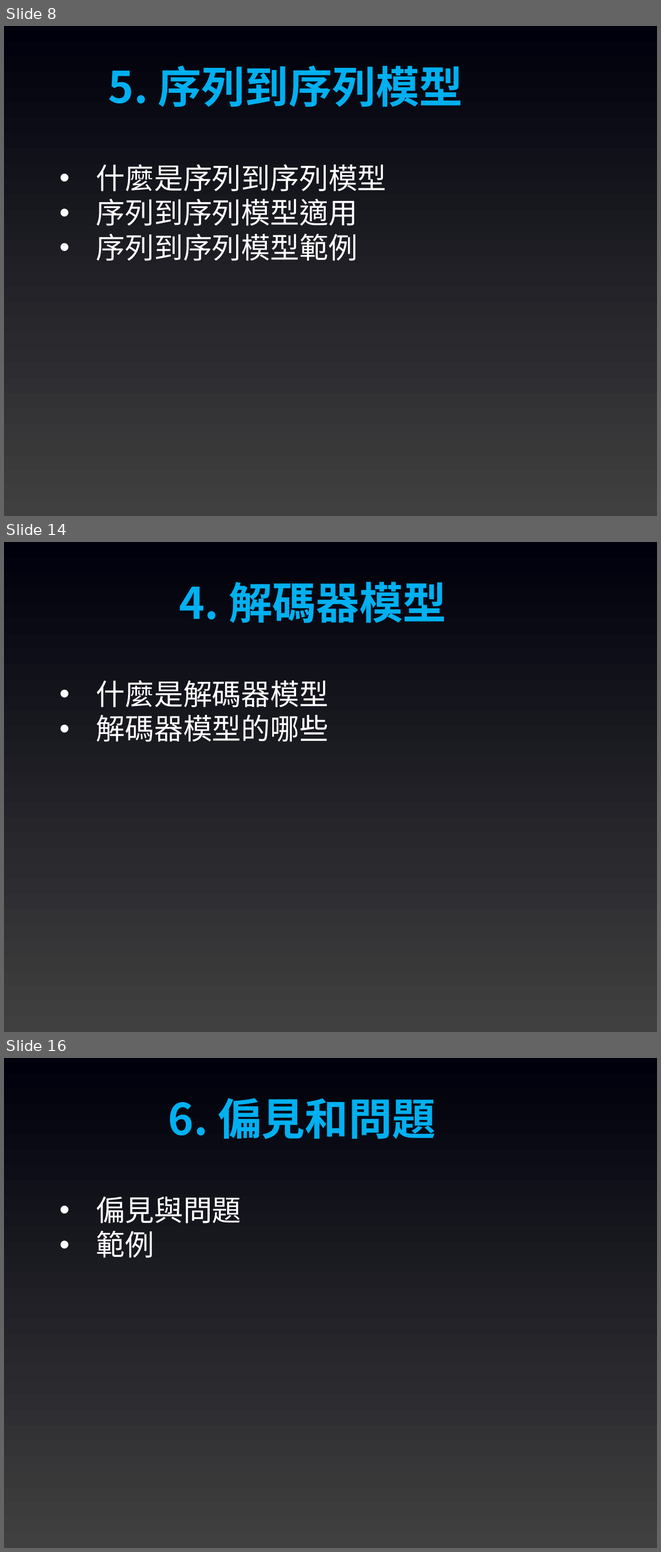
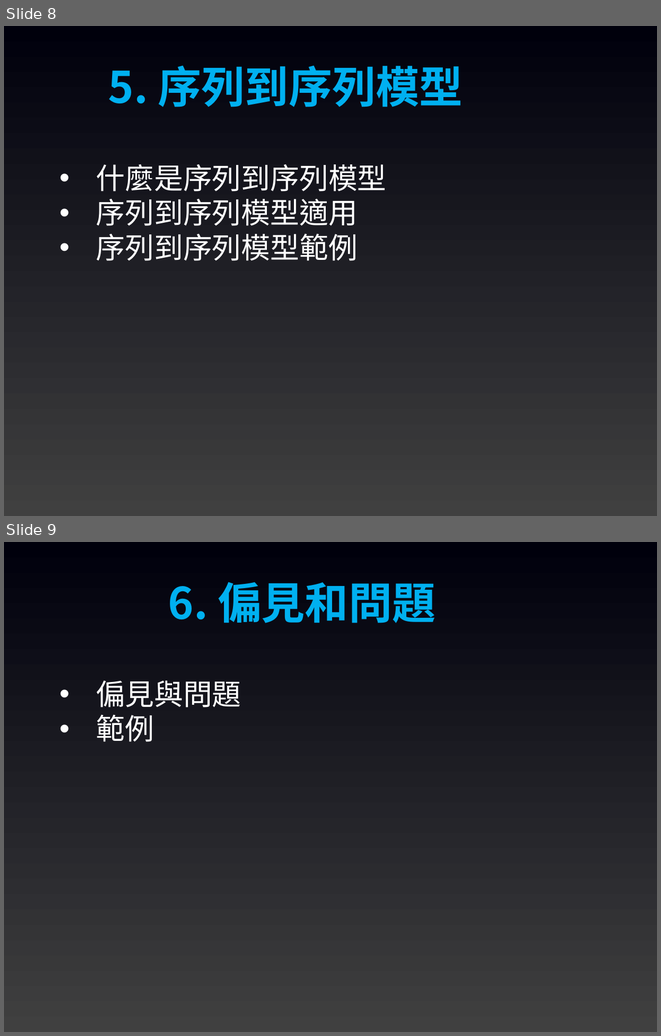
Before and after one commit to joshhu/mustllm2024, a slide deck: Slides/Week03/00：課程大綱.pptx. Shown one above the other, each under a label of ours: slides 8, 14 and 16 before the commit, slides 8 and 9 after it; the slides between them are not shown. The pictures are 661x1552 and 661x1036 pixels, drawn with LibreOffice and Linux fonts; fonts in the diff are those of the drawing. Boxes give left, top, right and bottom in pixels: in the first picture for what was removed or moved away, otherwise in the second. Text is boxed around its words. In the diff, an @@ line names an element or a change of style, - is before the commit and + after.

```diff
--- a/Slides/Week03/00：課程大綱.pptx
+++ b/Slides/Week03/00：課程大綱.pptx
@@ slide 14 removed at [4,542,657,1032], background gradient #404040 to #00000C @@
@@ text removed at [179,582,447,623] @@
-4. 解碼器模型
@@ text removed at [96,680,328,742] @@
-• 什麼是解碼器模型
-• 解碼器模型的哪些
@@ what was slide 16 is now slide 9 @@
```
Also in this commit, not shown: 6 other slides removed, 7 other files.
